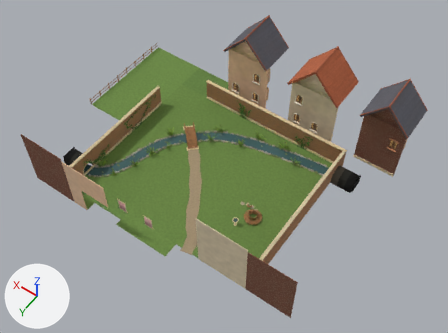
The Blender file assets/models/source/backyard_storybook.blend, before and after one commit.
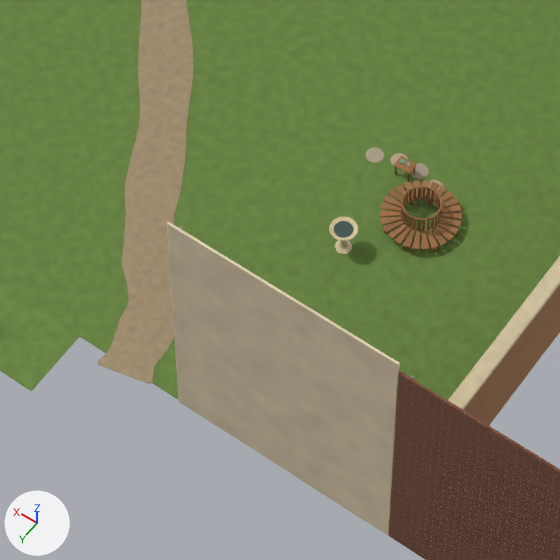
The first picture shows the older version from a camera (50 mm lens) standing at (-25.7, 17.4, 53.6) and looking at (-2.6, -15.0, 2.7). The close-ups show the older and then the newer version on the part from 35% to 63% of the width and 51% to 88% of the height of that picture. Only the edits that show in the close-ups are written down. Every picture has the same lights, and +X, +Y and +Z are marked at lower left.

Before the edit, the objects in view are built like this:
```python
ob_bank_holz = bpy.data.objects.new('Bank Holz', me_bank_holz)
ob_bank_holz.location = (0.0, 0.0, 0.0)
ob_gartenmauer_rechts_krone = bpy.data.objects.new('Gartenmauer rechts Krone', me_gartenmauer_rechts_krone)
ob_gartenmauer_rechts_krone.location = (0.0, 0.0, 0.0)
ob_trittsteine = bpy.data.objects.new('Trittsteine', me_trittsteine)
ob_trittsteine.location = (0.0, 0.0, 0.0)
ob_vogelbad_stein = bpy.data.objects.new('Vogelbad Stein', me_vogelbad_stein)
ob_vogelbad_stein.location = (0.0, 0.0, 0.0)
ob_vogelbad_wasser = bpy.data.objects.new('Vogelbad Wasser', me_vogelbad_wasser)
ob_vogelbad_wasser.location = (0.0, 0.0, 0.0)
# also in view: 'Rasen 0' at (-0.7, -15.0, 0.0); 'Rückseite Nachbar 3' at (-14.1, -5.9, 3.4); 'Rasen 1' at (0.0, -5.1, 0.0); 'Kiesweg 0' at (-0.9, -11.4, 0.0); 'Rückseite Pub' at (-8.8, -5.9, 3.6)
```
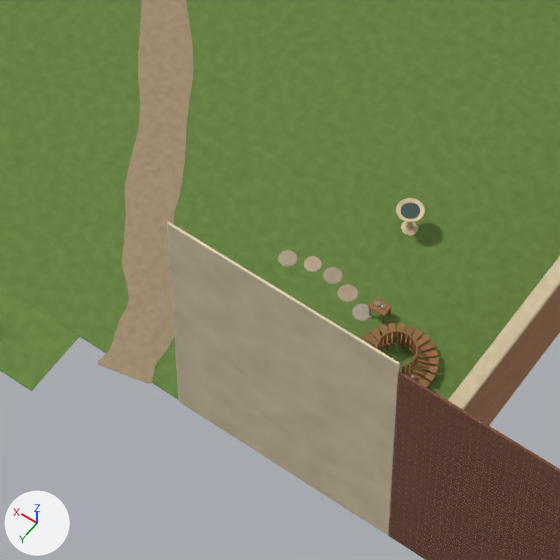
Boxes [x1, y1, x2, y2] around the edits, measured in the close-ups (560 x 560 px):
```json
{"object": "Bank Holz", "change": "moved", "before": [380, 156, 462, 252], "after": [362, 297, 439, 387]}
{"object": "Trittsteine", "change": "moved", "before": [365, 147, 455, 213], "after": [278, 250, 372, 321]}
{"object": "Vogelbad Stein", "change": "reshaped", "before": [329, 217, 358, 254], "after": [396, 198, 425, 235]}
{"object": "Vogelbad Wasser", "change": "moved", "before": [334, 221, 354, 238], "after": [401, 203, 420, 219]}
```

Scene script edits in JSON lines:
```json
{"block": "me_trittsteine", "where": "# used by ob_trittsteine; location = (0.0, 0.0, 0.0)"}
{"op": "remove", "block": "me_trittsteine", "code": "me_trittsteine.from_pydata(...)  # 190 vertices, 240 faces; spans x -8.24..-5.57, y -14.28..-13.39, z 0.0..0.04"}
{"op": "add", "block": "me_trittsteine", "code": "me_trittsteine.from_pydata(...)  # 190 vertices, 240 faces; spans x -8.24..-5.57, y -10.76..-9.88, z 0.0..0.05"}
{"block": "me_trittsteine", "change": "me_trittsteine part 1: the whole mesh is moved by (0.0, 3.52, 0.0)"}
{"block": "me_bank_holz", "where": "# used by ob_bank_holz; location = (0.0, 0.0, 0.0)"}
{"op": "remove", "block": "me_bank_holz", "code": "me_bank_holz.from_pydata(...)  # 728 vertices, 582 faces; spans x -8.65..-6.45, y -13.95..-11.97, z 0.0..0.78"}
{"op": "add", "block": "me_bank_holz", "code": "me_bank_holz.from_pydata(...)  # 728 vertices, 582 faces; spans x -10.35..-8.15, y -10.43..-8.45, z 0.0..0.78"}
{"block": "me_bank_holz", "change": "me_bank_holz part 2: the whole mesh is moved by (-1.7, 3.52, 0.0)"}
{"block": "me_vogelbad_stein", "where": "# used by ob_vogelbad_stein; location = (0.0, 0.0, 0.0)"}
{"op": "remove", "block": "me_vogelbad_stein", "code": "me_vogelbad_stein.from_pydata(...)  # 532 vertices, 588 faces; spans x -6.98..-6.319, y -11.63..-10.969, z -0.002..0.792"}
{"op": "add", "block": "me_vogelbad_stein", "code": "me_vogelbad_stein.from_pydata(...)  # 532 vertices, 588 faces; spans x -7.93..-7.27, y -12.93..-12.27, z -0.001..0.791"}
{"block": "me_vogelbad_stein", "change": "me_vogelbad_stein part 3: 532 of 532 vertices moved; they spanned x -6.98..-6.319, y -11.63..-10.969, z -0.002..0.792 and now span x -7.93..-7.27, y -12.93..-12.27, z -0.001..0.791; mean shift (-0.95, -1.3, 0.0)"}
{"block": "me_vogelbad_wasser", "where": "# used by ob_vogelbad_wasser; location = (0.0, 0.0, 0.0)"}
{"op": "remove", "block": "me_vogelbad_wasser", "code": "me_vogelbad_wasser.from_pydata(...)  # 74 vertices, 108 faces; spans x -6.879..-6.421, y -11.529..-11.071, z 0.715..0.747"}
{"op": "add", "block": "me_vogelbad_wasser", "code": "me_vogelbad_wasser.from_pydata(...)  # 74 vertices, 108 faces; spans x -7.829..-7.371, y -12.829..-12.371, z 0.715..0.747"}
{"block": "me_vogelbad_wasser", "change": "me_vogelbad_wasser part 4: the whole mesh is moved by (-0.95, -1.3, 0.0)"}
```
